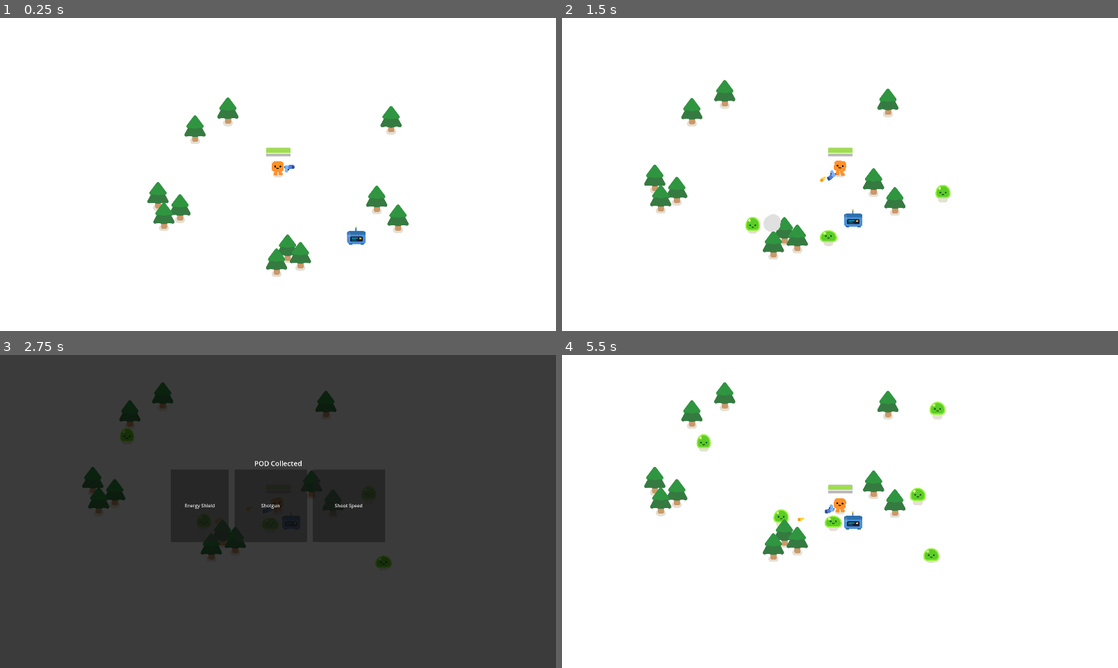
Above: before the commit, frames 1-4 (two rows, left to right).
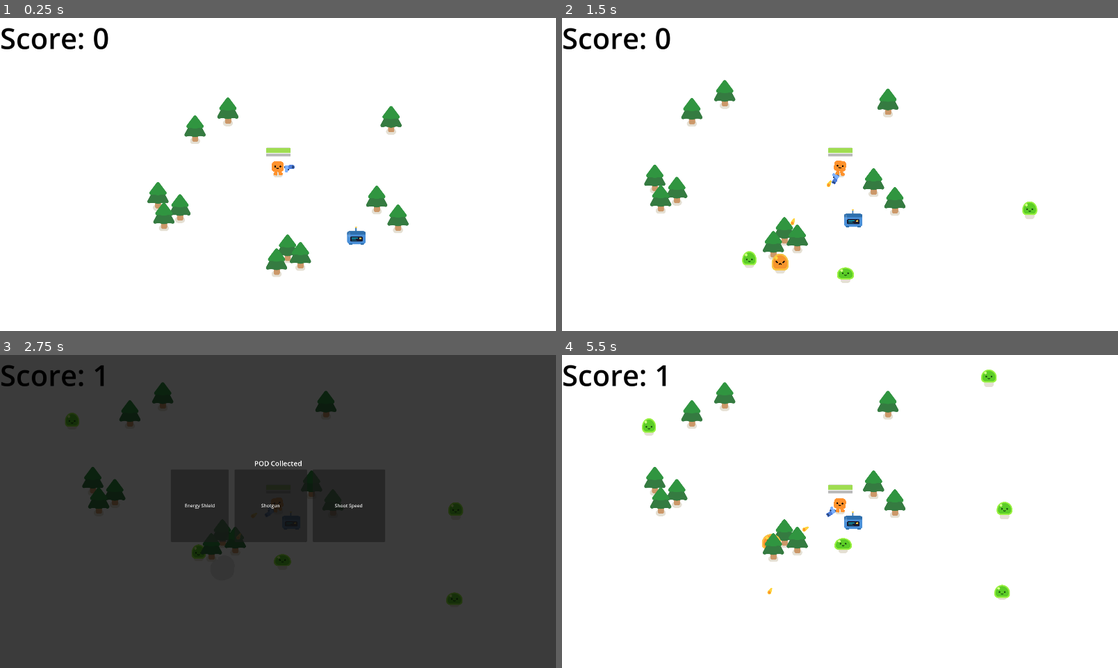
Above: after the commit, the same moments.

Repository: EnzoFernaszz/ArenaSV
Game: Godot game, scene res://Scenes/survivors_game.tscn
Same seed, same stepped clock (60 frames per second), same inputs: the game is played once before the commit and once after it.
Inputs:
- Up to frame 1 (0.25 s): no input
- Up to frame 2 (1.5 s): hold D (move_right) 0.53-1.28 s; hold S (move_down) from 1.28 s (still down)
- Up to frame 3 (2.75 s): release S (move_down) at 2.03 s; hold D (move_right) from 2.03 s (still down)
- Up to frame 4 (5.5 s): release D (move_right) at 2.75 s; click "Energy Shield" at 2.75 s; click "Shotgun" at 3.5 s; click "Shoot Speed" at 4.25 s; click "10" at 5 s

The runs differ from the first frame. In frame 1, 0.5% of the frame differs, in the area x 0-20%, y 3-10%; in frame 2, 1.6%; in frame 3, 1.0%; in frame 4, 1.9%, in the area x 0-81%, y 3-79%.

Commit message:
Atualização shotgun + sniper visual

Diff:
--- a/Scenes/control.gd
+++ b/Scenes/control.gd
@@ -115,8 +115,12 @@
 		"speed":  player.get_node("Gun/Timer").wait_time *= 0.7
 		"shield":
 			player.shield += 25
-		"shotgun": player.get_node("Gun").gun_type = "shotgun"
-		"sniper": player.get_node("Gun").gun_type = "sniper"
+		"shotgun":
+			var gun = player.get_node("Gun")
+			gun.set_gun_type("shotgun")
+		"sniper":
+			var gun = player.get_node("Gun")
+			gun.set_gun_type("sniper")
 
 func _spawn_punishment():
 	pass
--- a/Scenes/game.gd
+++ b/Scenes/game.gd
@@ -1,6 +1,9 @@
 extends Node2D
 
+var score = 0
 
+func _process(_delta):
+	%ScoreLabel.text = "Score: " + str(score)
 
 func spawn_mob():
 	%PathFollow2D.progress_ratio = randf()
--- a/Scenes/gun.gd
+++ b/Scenes/gun.gd
@@ -1,6 +1,10 @@
 extends Area2D
 
 var gun_type = "pistol"
+
+const PISTOL_TEX = preload("res://pistol/pistol.png")
+const SHOTGUN_TEX = preload("res://pistol/shotgun.png")
+const SNIPER_TEX = preload("res://pistol/Sniper.png")
 
 func _process(_delta):
 	var enemies_in_range = get_overlapping_bodies()
@@ -14,6 +18,14 @@
 		"pistol":  _shoot_pistol()
 		"shotgun": _shoot_shotgun()
 		"sniper":  _shoot_sniper()
+
+
+func set_gun_type(type: String):
+	gun_type = type
+	match type:
+		"pistol":  $WeaponPivot/Pistol.texture = PISTOL_TEX
+		"shotgun": $WeaponPivot/Pistol.texture = SHOTGUN_TEX
+		"sniper":  $WeaponPivot/Pistol.texture = SNIPER_TEX
 
 func _shoot_pistol():
 	_spawn_bullet(0.0,false)
--- a/Scenes/mob.gd
+++ b/Scenes/mob.gd
@@ -26,6 +26,7 @@
 		%Slime.play_hurt()
 		health -= 1
 	if health <= 0:
+		get_node("/root/Game").score += 1
 		var smoke_scene = preload("res://smoke_explosion/smoke_explosion.tscn")
 		var smoke = smoke_scene.instantiate()
 		get_parent().add_child(smoke)
--- a/Scenes/survivors_game.tscn
+++ b/Scenes/survivors_game.tscn
@@ -8,7 +8,7 @@
 
 [sub_resource type="Curve2D" id="Curve2D_cp6e5"]
 _data = {
-"points": PackedVector2Array(0, 0, 0, 0, -1055, -697, 0, 0, 0, 0, 1057, -697, 0, 0, 0, 0, 1057, 671, 0, 0, 0, 0, -1055, 663, 0, 0, 0, 0, -1055, -689)
+"points": PackedVector2Array(0, 0, 0, 0, -1447, -914, 0, 0, 0, 0, 1665, -918, 0, 0, 0, 0, 1656, 920, 0, 0, 0, 0, -1456, 928, 0, 0, 0, 0, -1439, -893)
 }
 point_count = 5
 
@@ -27,7 +27,8 @@
 
 [node name="PathFollow2D" type="PathFollow2D" parent="Player/Path2D" unique_id=949713007]
 unique_name_in_owner = true
-position = Vector2(-1055, -697)
+position = Vector2(-1447, -914)
+rotation = -0.0012853463
 
 [node name="GameOver" type="CanvasLayer" parent="." unique_id=880031702]
 unique_name_in_owner = true
@@ -160,6 +161,15 @@
 custom_minimum_size = Vector2(50, 25)
 layout_mode = 2
 
+[node name="HUD" type="CanvasLayer" parent="." unique_id=1747972779]
+
+[node name="ScoreLabel" type="Label" parent="HUD" unique_id=2066714807]
+unique_name_in_owner = true
+offset_right = 40.0
+offset_bottom = 23.0
+theme_override_colors/font_color = Color(0, 0, 0, 1)
+theme_override_font_sizes/font_size = 100
+
 [node name="CanvasLayer" type="CanvasLayer" parent="." unique_id=1066809076]
 layer = -32
 
Binary file added: pistol/Sniper.png
Not shown, added: pistol/Sniper.png.import
Binary file added: pistol/shotgun.png
Not shown, added: pistol/shotgun.png.import
